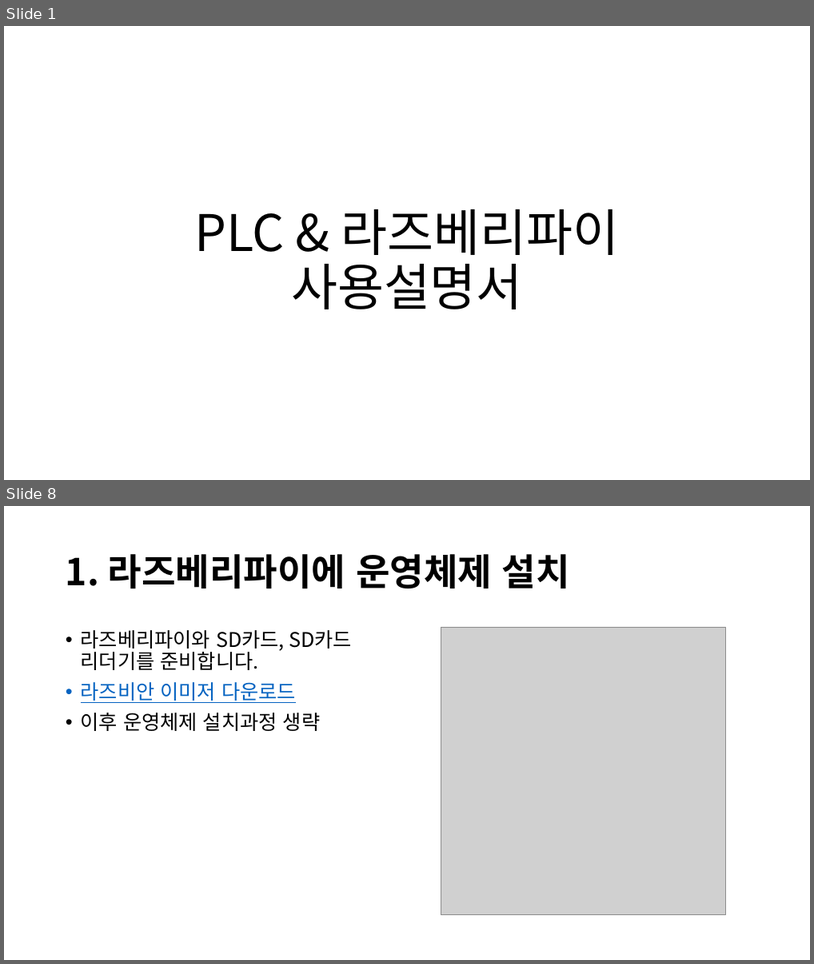
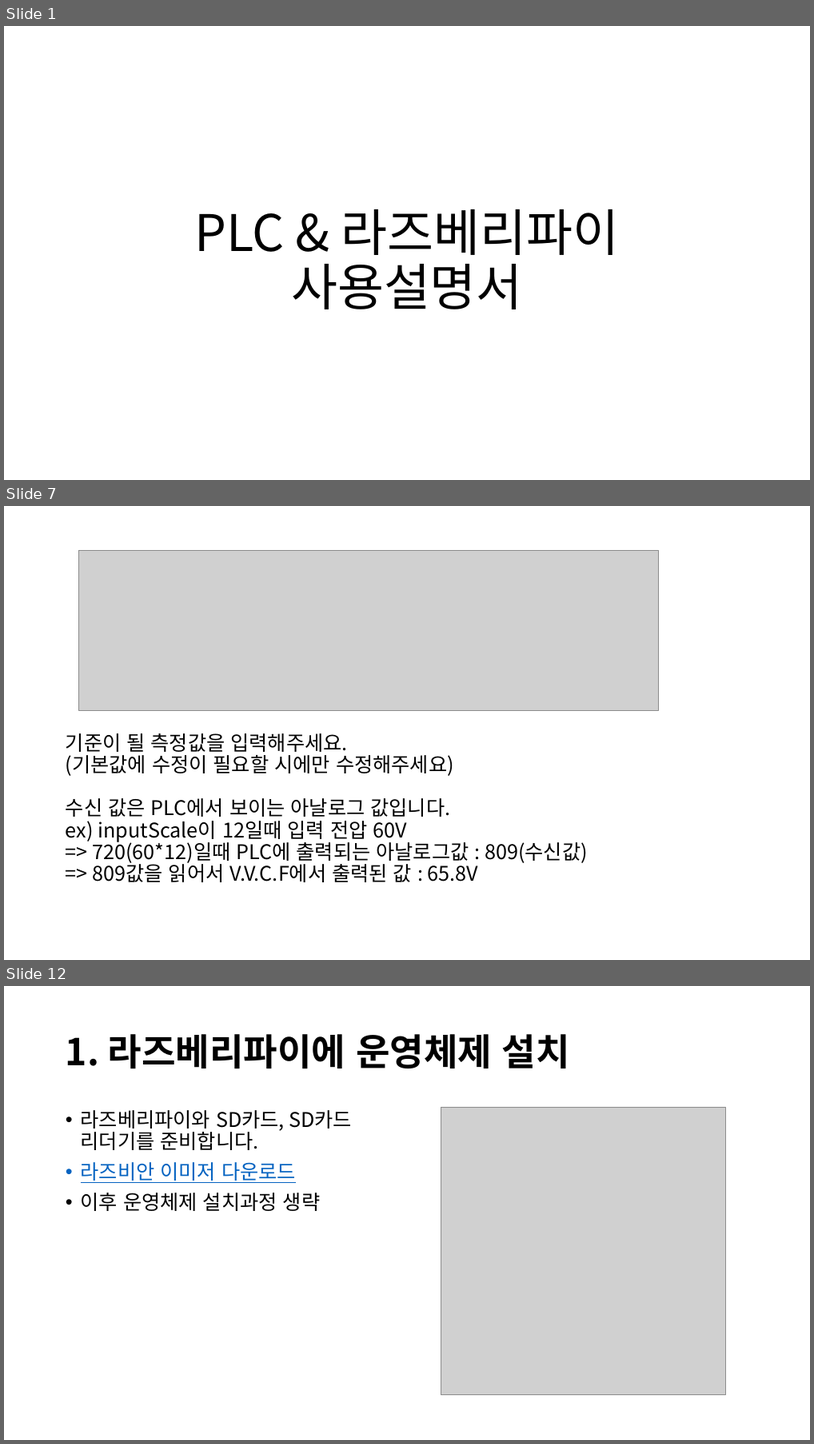
Before and after one commit to HanSol1140/PLC_Voltage, a slide deck: PLC & 라즈베리파이 서버.pptx. Shown one above the other, each under a label of ours: slides 1 and 8 before the commit, slides 1, 7 and 12 after it; the slides between them are not shown. The pictures are 814x964 and 814x1444 pixels, drawn with LibreOffice and Linux fonts; fonts in the diff are those of the drawing; grey boxes stand for pictures. Boxes give left, top, right and bottom in pixels: in the first picture for what was removed or moved away, otherwise in the second. Text is boxed around its words. In the diff, an @@ line names an element or a change of style, - is before the commit and + after.

```diff
--- a/PLC & 라즈베리파이 서버.pptx
+++ b/PLC & 라즈베리파이 서버.pptx
@@ slide 7 added at [4, 506, 810, 960], background #FFFFFF @@
@@ picture added at [78, 550, 658, 710] @@
@@ title added at [66, 733, 588, 882], 24 pt, text #000000 @@
+기준이 될 측정값을 입력해주세요.
+(기본값에 수정이 필요할 시에만 수정해주세요)
+수신 값은 PLC에서 보이는 아날로그 값입니다.
+ex) inputScale이 12일때 입력 전압 60V
+=> 720(60*12)일때 PLC에 출력되는 아날로그값 : 809(수신값)
+=> 809값을 읽어서 V.V.C.F에서 출력된 값 : 65.8V
@@ what was slide 8 is now slide 12 @@
```
Also in this commit, not shown: 6 slides changed, 4 other slides added, 1 slide removed, 1 other file.
